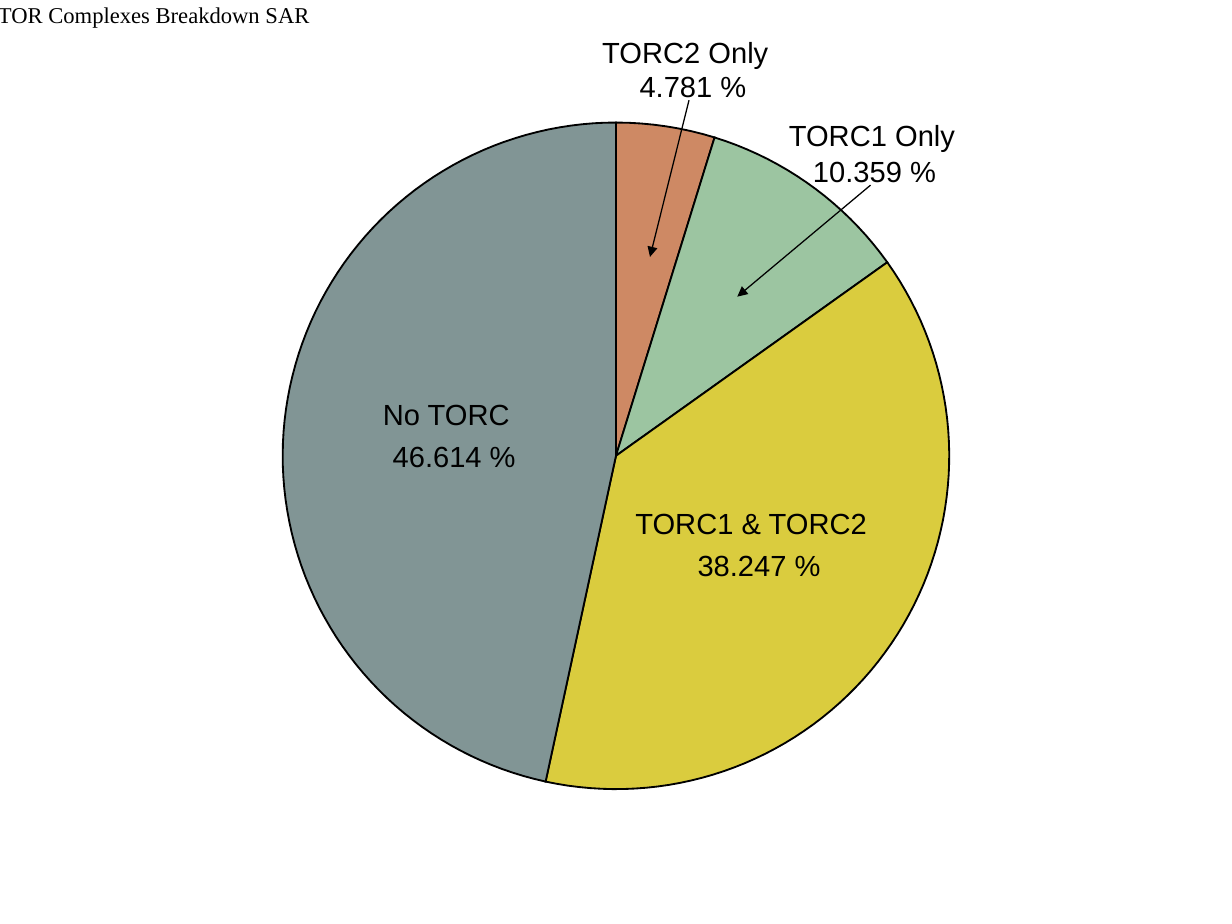
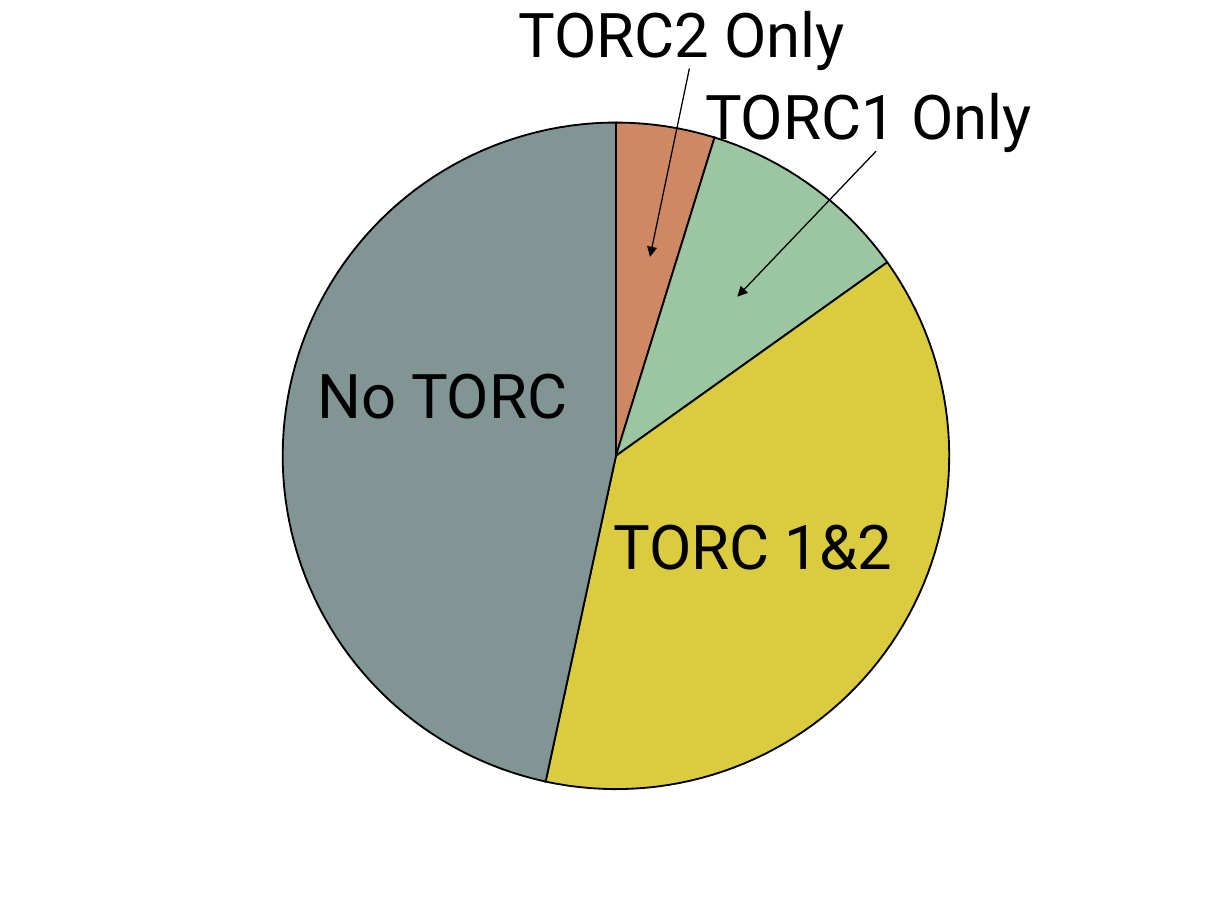
Before and after one commit to Dellaraam/TOR_phylogenetics, a slide deck: slide 1 of Images/Figures_PPT/PieCharts_TORC/ComponentsSARPieChartv2.pptx. Drawn at 1232x924 pixels with LibreOffice and Linux fonts; fonts in the diff are those of the drawing. Boxes give left, top, right and bottom in pixels: in the first picture for what was removed or moved away, otherwise in the second. Text is boxed around its words. In the diff, an @@ line names an element or a change of style, - is before the commit and + after.

```diff
--- a/Images/Figures_PPT/PieCharts_TORC/ComponentsSARPieChartv2.pptx
+++ b/Images/Figures_PPT/PieCharts_TORC/ComponentsSARPieChartv2.pptx
@@ group removed at <box>0,7,1232,872</box>: 5 texts, 1 rectangle @@
-4.781 %
-10.359 %
-38.247 %
-46.614 %
-TOR Complexes Breakdown SAR
@@ arrow moved from (689, 100) - (650, 257) to (690, 69) - (650, 257) @@
@@ arrow moved from (871, 185) - (737, 297) to (876, 152) - (737, 297) @@
@@ size 17.1 to 36 pt, font Arial to Roboto in 3 elements at <box>518,10,844,72</box>, <box>705,92,1031,154</box>, <box>318,373,567,419</box> @@
@@ text at <box>613,524,893,570</box>: text changed; size 17.1 to 36 pt; font Arial to Roboto @@
-TORC1 & TORC2
+TORC 1&2
```
Also in this commit, not shown: 5 other files.
